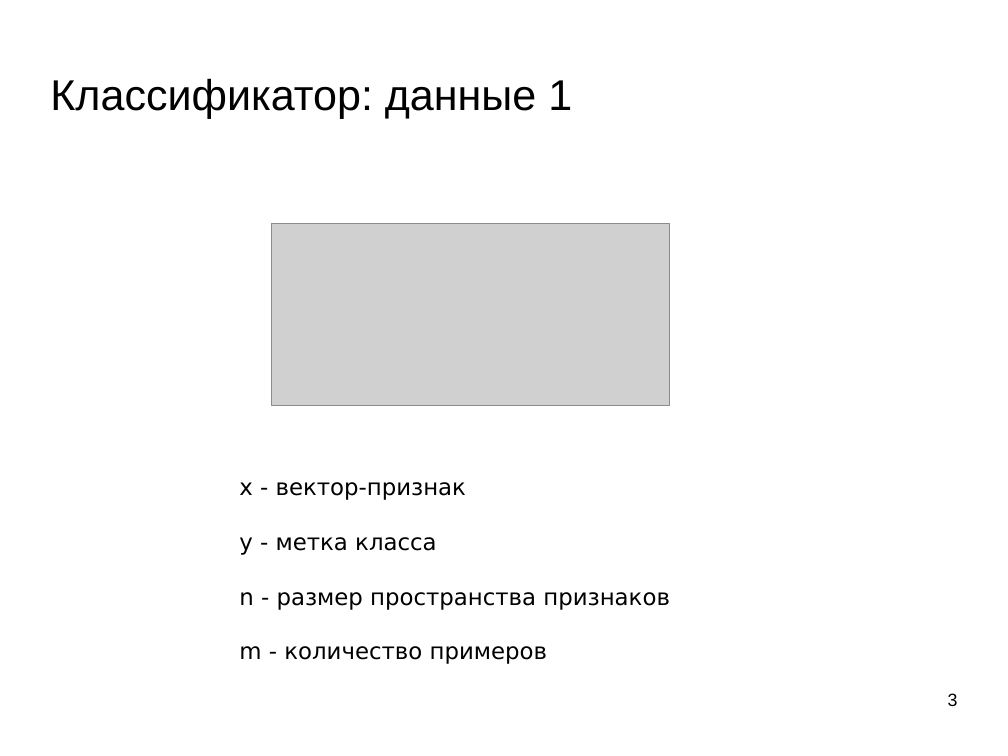
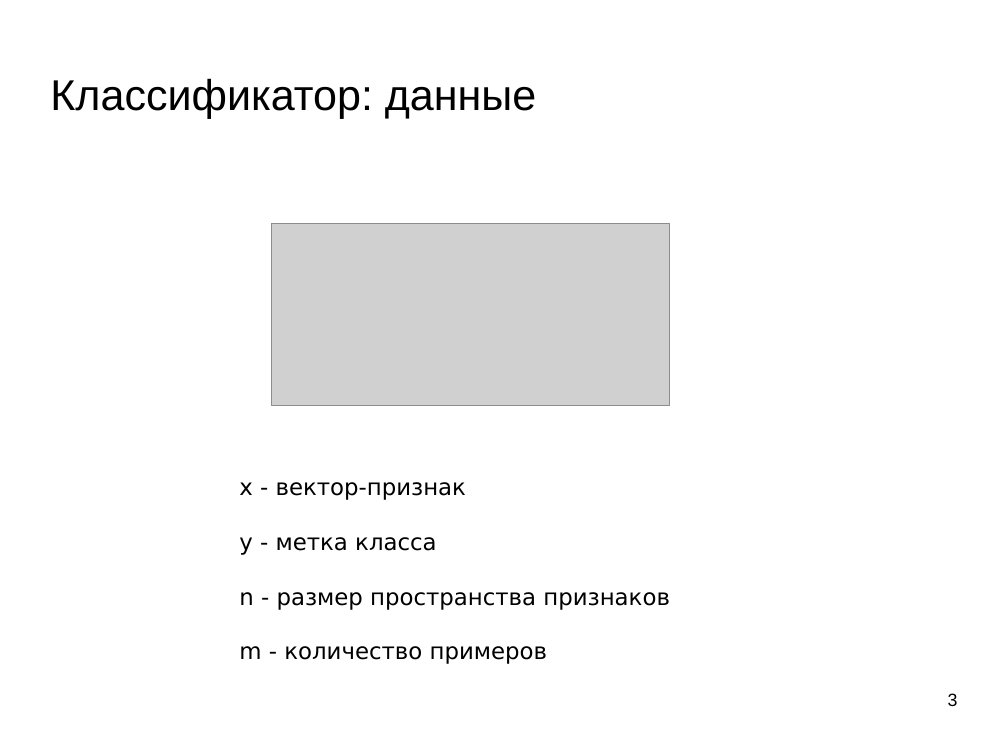
Before and after one commit to mechanoid5/ml_lectorium_legacy, a slide deck: slide 3 of 04-bayes.odp. Drawn at 1008x756 pixels with LibreOffice and Linux fonts; fonts in the diff are those of the drawing; grey boxes stand for pictures; background and template pictures are left out. Boxes give left, top, right and bottom in pixels: in the first picture for what was removed or moved away, otherwise in the second. Text is boxed around its words. In the diff, an @@ line names an element or a change of style, - is before the commit and + after.

```diff
--- a/04-bayes.odp
+++ b/04-bayes.odp
@@ title at <box>50,78,537,118</box>: text changed @@
-Классификатор: данные 1
+Классификатор: данные
```
Also in this commit, not shown: 10 slides added, 2 other files.
